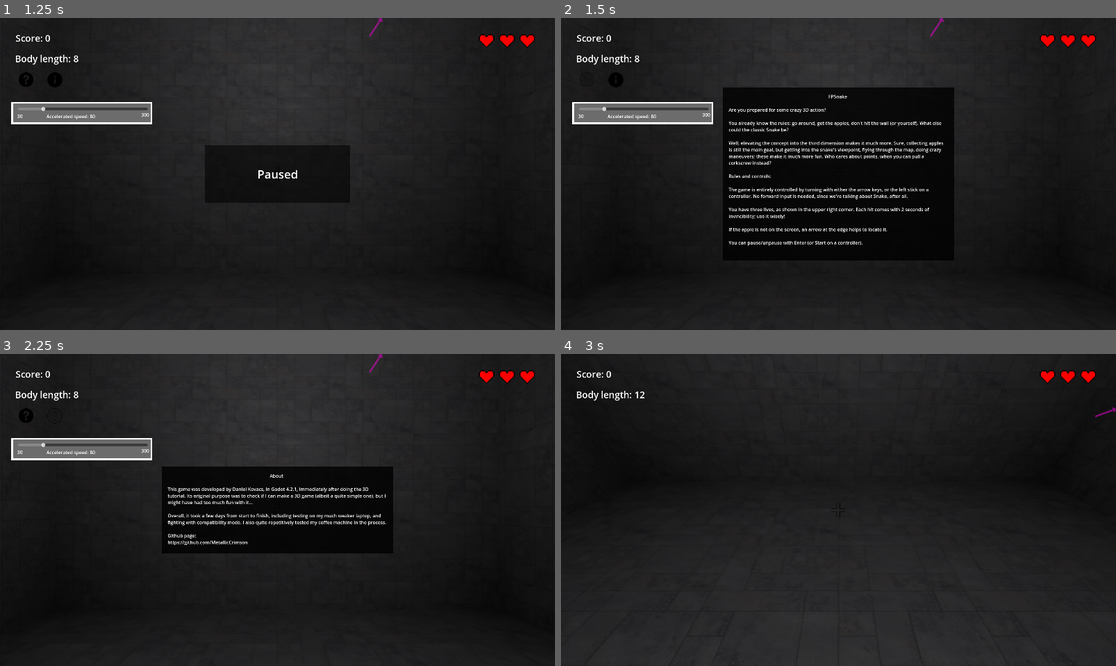
Above: before the commit, frames 1-4 (two rows, left to right).
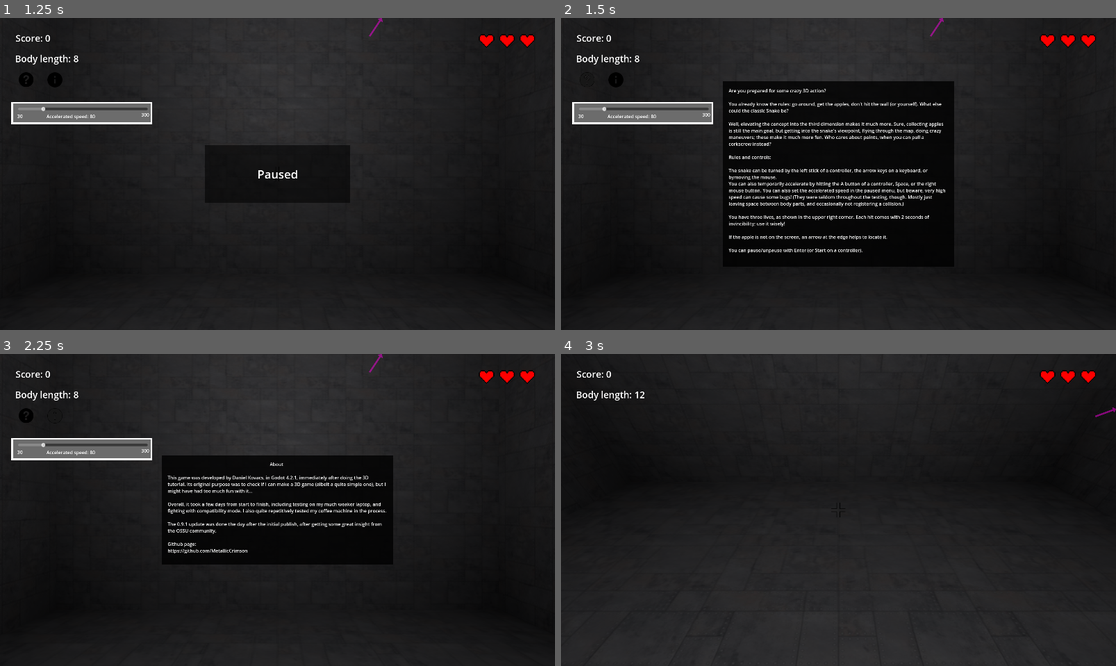
Above: after the commit, the same moments.

Repository: MetallicCrimson/FPSnake
Game: Godot game, scene res://scenes/main.tscn
Same seed, same stepped clock (60 frames per second), same inputs: the game is played once before the commit and once after it.
Inputs (mouse positions are in pixels of both pictures, inside the frame that each line leads up to):
- Up to frame 1 (1.25 s): tap Enter (restart_or_pause) at 0.5 s; hold Space (accelerate) from 0.53 s (still down)
- Up to frame 2 (1.5 s): release Space (accelerate) at 1.25 s; click (588, 80) at 1.25 s
- Up to frame 3 (2.25 s): click (55, 416) at 2 s
- Up to frame 4 (3 s): tap Enter (restart_or_pause) at 2.75 s; hold Down (move_down) from 2.78 s (still down)

Frame 1 is identical in both runs. In frame 2, 5.5% of the frame differs, in the area x 29-71%, y 20-76%; in frame 3, 5.0%; in frame 4, nothing differs.

Commit message:
Set it back to the desktop version

Diff:
--- a/scenes/hud.tscn
+++ b/scenes/hud.tscn
@@ -49,29 +49,27 @@
 anchor_right = 0.5
 anchor_bottom = 0.5
 offset_left = -400.0
+offset_top = -320.0
+offset_right = 400.0
+offset_bottom = 320.0
+grow_horizontal = 2
+grow_vertical = 2
+color = Color(0, 0, 0, 0.796078)
+
+[node name="RichTextLabel" type="RichTextLabel" parent="HelpSign"]
+layout_mode = 1
+anchors_preset = 8
+anchor_left = 0.5
+anchor_top = 0.5
+anchor_right = 0.5
+anchor_bottom = 0.5
+offset_left = -380.0
 offset_top = -300.0
-offset_right = 400.0
+offset_right = 380.0
 offset_bottom = 300.0
 grow_horizontal = 2
 grow_vertical = 2
-color = Color(0, 0, 0, 0.796078)
-
-[node name="RichTextLabel" type="RichTextLabel" parent="HelpSign"]
-layout_mode = 1
-anchors_preset = 8
-anchor_left = 0.5
-anchor_top = 0.5
-anchor_right = 0.5
-anchor_bottom = 0.5
-offset_left = -380.0
-offset_top = -280.0
-offset_right = 380.0
-offset_bottom = 280.0
-grow_horizontal = 2
-grow_vertical = 2
-text = "                                                                                   FPSnake
-
-Are you prepared for some crazy 3D action?
+text = "Are you prepared for some crazy 3D action?
 
 You already know the rules: go around, get the apples, don't hit the wall (or yourself). What else could the classic Snake be?
 
@@ -79,7 +77,8 @@
 
 Rules and controls:
 
-The game is entirely controlled by turning with either the arrow keys, or the left stick on a controller. No forward input is needed, since we're talking about Snake, after all.
+The snake can be turned by the left stick of a controller, the arrow keys on a keyboard, or bymoving the mouse.
+You can also temporarily accelerate by hitting the A button of a controller, Space, or the right mouse button. You can also set the accelerated speed in the paused menu, but beware, very high speed can cause some bugs! (They were seldom throughout the testing, though. Mostly just leaving space between body parts, and occasionally not registering a collision.)
 
 You have three lives, as shown in the upper right corner. Each hit comes with 2 seconds of invincibility; use it wisely!
 
@@ -102,9 +101,9 @@
 anchor_right = 0.5
 anchor_bottom = 0.5
 offset_left = -400.0
-offset_top = -150.0
+offset_top = -190.0
 offset_right = 400.0
-offset_bottom = 150.0
+offset_bottom = 190.0
 grow_horizontal = 2
 grow_vertical = 2
 color = Color(0, 0, 0, 0.796078)
@@ -117,9 +116,9 @@
 anchor_right = 0.5
 anchor_bottom = 0.5
 offset_left = -380.0
-offset_top = -130.0
+offset_top = -170.0
 offset_right = 380.0
-offset_bottom = 130.0
+offset_bottom = 170.0
 grow_horizontal = 2
 grow_vertical = 2
 text = "                                                                                     About
@@ -127,6 +126,8 @@
 This game was developed by Daniel Kovacs, in Godot 4.2.1, immediately after doing the 3D tutorial. Its original purpose was to check if I can make a 3D game (albeit a quite simple one), but I might have had too much fun with it...
 
 Overall, it took a few days from start to finish, including testing on my much weaker laptop, and fighting with compatibility mode. I also quite repetitively tested my coffee machine in the process.
+
+The 0.9.1 update was done the day after the initial publish, after getting some great insight from the OSSU community.
 
 Github page:
 https://github.com/MetallicCrimson"
@@ -166,6 +167,7 @@
 color = Color(0, 0, 0, 0.552941)
 
 [node name="Label" type="Label" parent="GameOverSign"]
+visible = false
 layout_mode = 1
 anchors_preset = 8
 anchor_left = 0.5
@@ -230,6 +232,7 @@
 color = Color(0.423529, 0.423529, 0.423529, 1)
 
 [node name="SpeedSlider" type="HSlider" parent="SpeedChange"]
+layout_mode = 0
 offset_left = 23.0
 offset_top = 17.0
 offset_right = 472.0
--- a/scripts/main.gd
+++ b/scripts/main.gd
@@ -28,11 +28,8 @@
 	if Input.is_action_just_pressed("restart_or_pause"):
 		get_tree().paused = true
 
-	#temp_position =
-	#is_apple_on_screen = apple.position.x >= 0 and apple.position.x <= window_width and apple.position.y >= 0 and apple.position.y <= window_height and not get_viewport().get_camera_3d().is_position_behind(apple.position)
 
-
-	if true: #not is_apple_on_screen and not apple_just_rendered:
+	if true:
 
 
 		var temp_pos = $Player/PlayerCamera.unproject_position(apple.position)
--- a/scripts/player.gd
+++ b/scripts/player.gd
@@ -53,7 +53,7 @@
 	if not $IframeTimer.is_stopped():
 		return
 
-	if area != apple and body_array.size() > 1 and area != body_array[0] and area.name != "TempArea": # wow. most likely it'll be refactored
+	if area != apple and body_array.size() > 1 and area != body_array[0] and area.name != "TempArea":
 		if health == 0:
 			game_over.emit()
 		else:
@@ -68,11 +68,6 @@
 	return vect.distance_to(position) < 4 or body_array.any(func(temp_pos): return vect.distance_to(temp_pos.position) < 4)
 
 
-func _on_body_timer_timeout():
-	pass
-	#next_body.emit()
-
-
-func _on_hud_acc_changed(speed):
-	print("New acc: ", speed)
-	acc_speed = speed
+func _on_hud_acc_changed(new_speed):
+	print("New acc: ", new_speed)
+	acc_speed = new_speed
Not shown, changed: .gitignore
